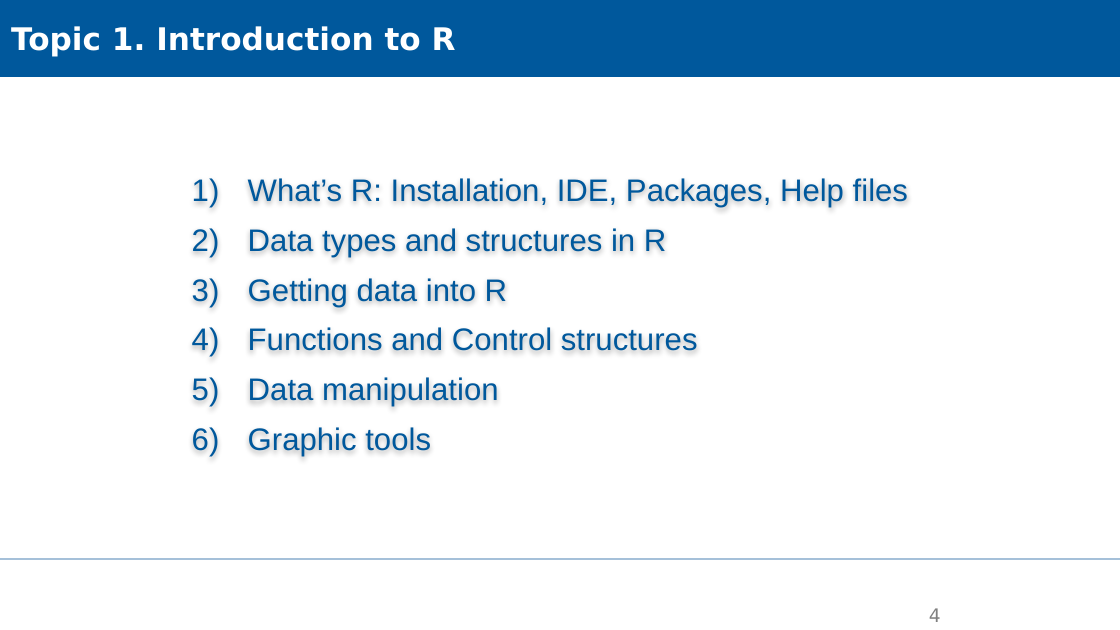
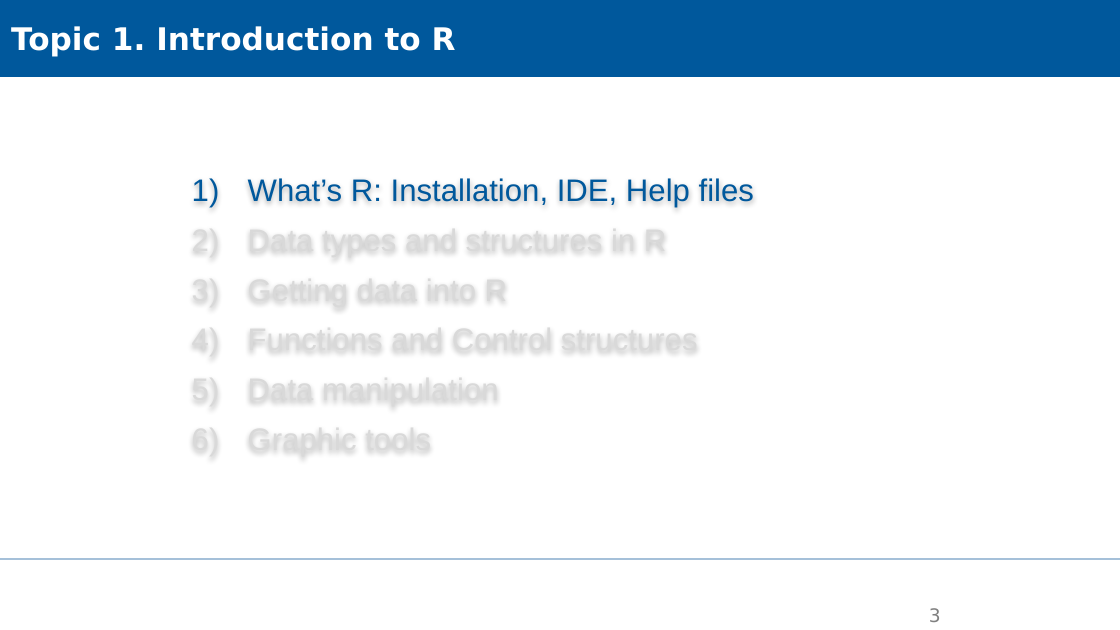
Before and after one commit to XiaoxiangGuanGFZ/FloodRiskSeminar, a slide deck: slide 3 of slides/FRS_exercise_R.pptx (slide 4 before the commit). Drawn at 1120x630 pixels with LibreOffice and Linux fonts; fonts in the diff are those of the drawing; background and template pictures are left out. Boxes give left, top, right and bottom in pixels: in the first picture for what was removed or moved away, otherwise in the second. Text is boxed around its words. In the diff, an @@ line names an element or a change of style, - is before the commit and + after.

```diff
--- a/slides/FRS_exercise_R.pptx
+++ b/slides/FRS_exercise_R.pptx
@@ text at [248,178,754,207]: text changed @@
-1) What’s R: Installation, IDE, Packages, Help files
+1) What’s R: Installation, IDE, Help files
@@ text at [248,223,698,457]: text colour #00589C to #D9D9D9 in "Data types and structures in R", "Getting data into R", "Functions and Control structures", "Data manipulation" and 1 more places @@
@@ page number at [929,608,941,622]: text changed @@
-4
+3
```
Also in this commit, not shown: 5 other slides changed, 1 slide added.
